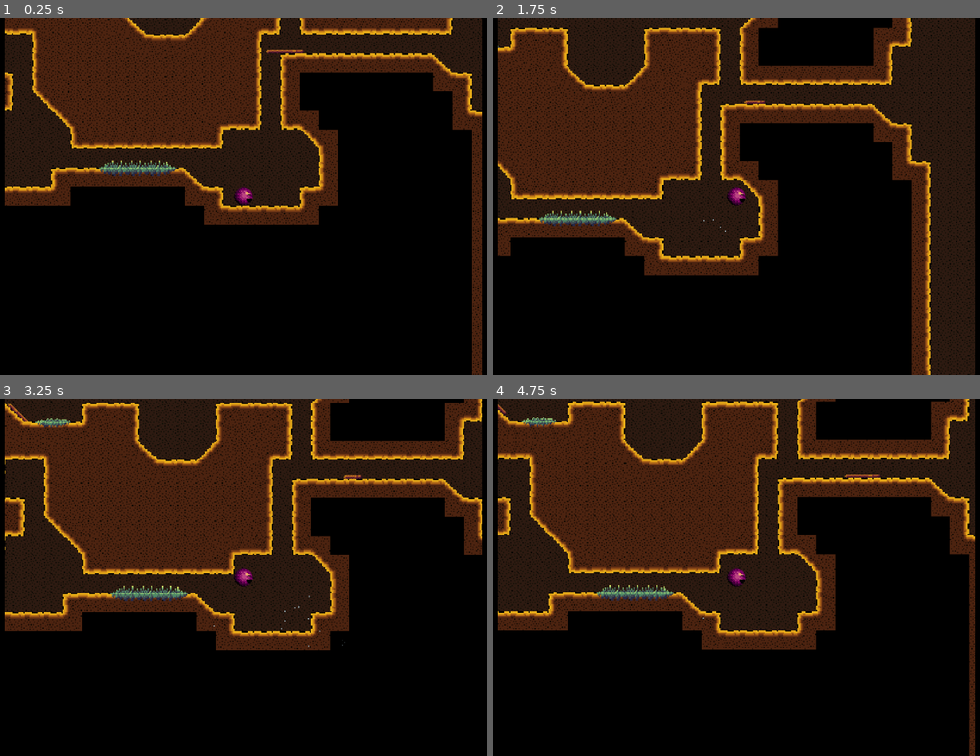
Above: before the commit, frames 1-4 (two rows, left to right).
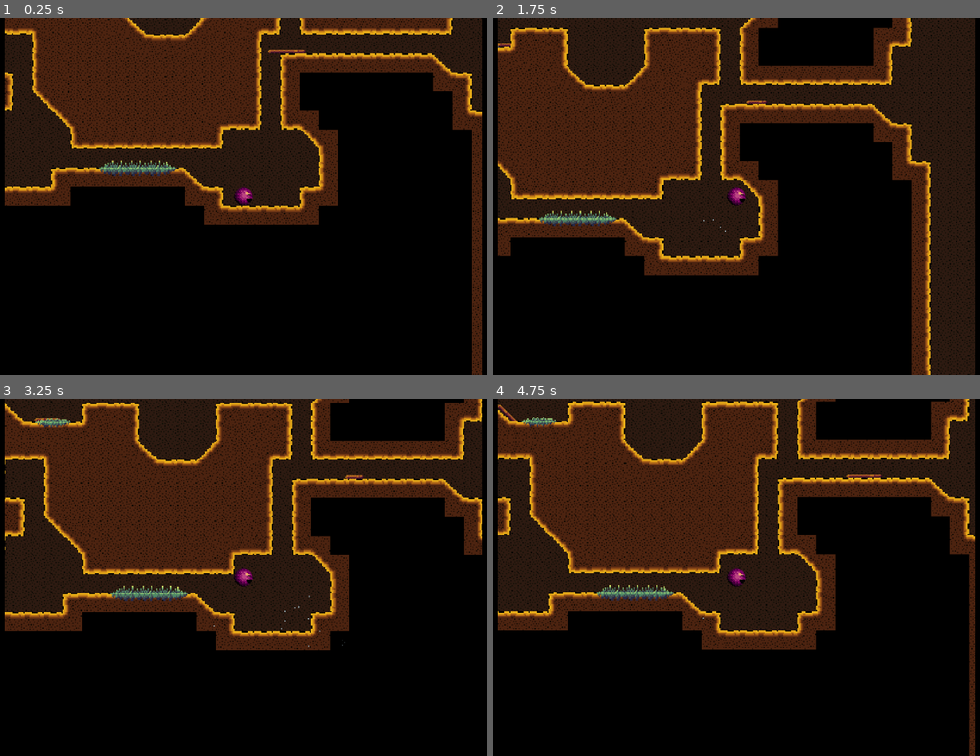
Above: after the commit, the same moments.

Repository: paulguy/Not-Uncrusty-Platformer
Game: Godot game, scene res://game.tscn
The game is run twice, just before and just after one commit, with the same random seed, the same clock (stepped at 60 frames per second) and the same inputs.
Inputs (mouse positions are in pixels of both pictures, inside the frame that each line leads up to):
- Up to frame 1 (0.25 s): no input
- Up to frame 2 (1.75 s): move the mouse to (702, 267) at 0.52 s; hold D (move_right) from 0.53 s (still down); click (702, 267) at 0.67 s; tap Space (jump) at 0.77, 1.52 s; move the mouse to (926, 250) at 1.27 s
- Up to frame 3 (3.25 s): move the mouse to (53, 523) at 2.02 s; release D (move_right) at 2.03 s; hold A (move_left) from 2.03 s (still down); move the mouse to (277, 577) at 2.77 s; click (277, 577) at 2.92 s; tap Space (jump) at 3.02 s
- Up to frame 4 (4.75 s): move the mouse to (639, 488) at 3.52 s; tap Space (jump) at 3.77, 4.52 s; move the mouse to (877, 559) at 4.27 s; release A (move_left) at 4.28 s; hold D (move_right) from 4.28 s (still down)

The runs differ from the first frame. In frame 1, less than 0.1% of the frame differs, in the area x 54-63%, y 8-10%; in frame 2, less than 0.1%; in frame 3, less than 0.1%, in the area x 1-75%, y 1-23%; in frame 4, less than 0.1%.

Commit message:
More worm stuff.
This is probably not even its final form.  it still looks pretty ugly
going along slopes.

Diff:
--- a/worm.gd
+++ b/worm.gd
@@ -35,9 +35,9 @@
 
 func play():
 	if direction == MovementDirection.LEFT:
-		anim.position.x = 0
+		anim.offset.x = -1.5
 	else:
-		anim.position.x = -16
+		anim.offset.x = -30.5
 	var animName = _dirToName[direction]
 	if animForward:
 		anim.speed_scale = 1.0
@@ -73,6 +73,10 @@
 	# Add the gravity.
 	if not is_on_floor():
 		velocity.y += gravity * delta
+		var finalAngle = PI / 2
+		if direction == MovementDirection.LEFT:
+			finalAngle = -PI / 2
+		anim.rotation = move_toward(anim.rotation, finalAngle, PI / 2 * delta * 2)
 		pause()
 	else:
 		unpause()
--- a/worm.tscn
+++ b/worm.tscn
@@ -104,9 +104,8 @@
 "speed": 15.0
 }]
 
-[sub_resource type="SegmentShape2D" id="SegmentShape2D_knjka"]
-a = Vector2(0, -3)
-b = Vector2(0, 0)
+[sub_resource type="RectangleShape2D" id="RectangleShape2D_hknpl"]
+size = Vector2(3, 3)
 
 [node name="Worm" type="CharacterBody2D"]
 collision_layer = 0
@@ -115,11 +114,14 @@
 
 [node name="AnimatedSprite2D" type="AnimatedSprite2D" parent="."]
 material = SubResource("ShaderMaterial_vt8b7")
-position = Vector2(-16, -1.5)
+position = Vector2(0, -1.5)
 sprite_frames = SubResource("SpriteFrames_vfd7e")
 animation = &"right"
+centered = false
+offset = Vector2(-30.5, -1.5)
 
 [node name="Collision" type="CollisionShape2D" parent="."]
-shape = SubResource("SegmentShape2D_knjka")
+position = Vector2(0, -1.5)
+shape = SubResource("RectangleShape2D_hknpl")
 
 [connection signal="animation_finished" from="AnimatedSprite2D" to="." method="_on_animated_sprite_2d_animation_finished"]
